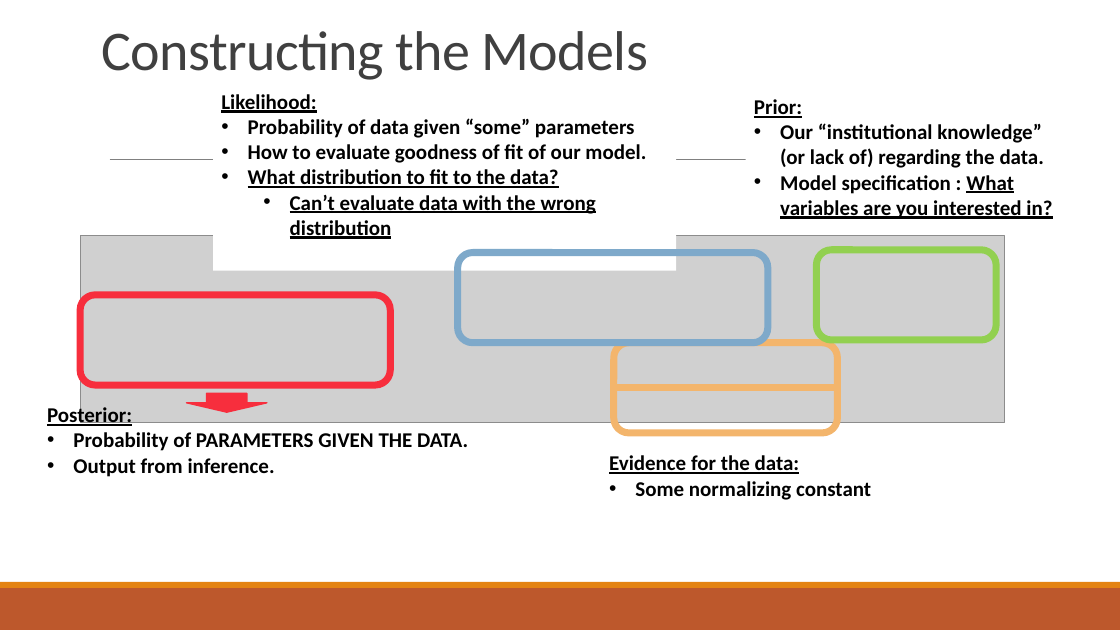
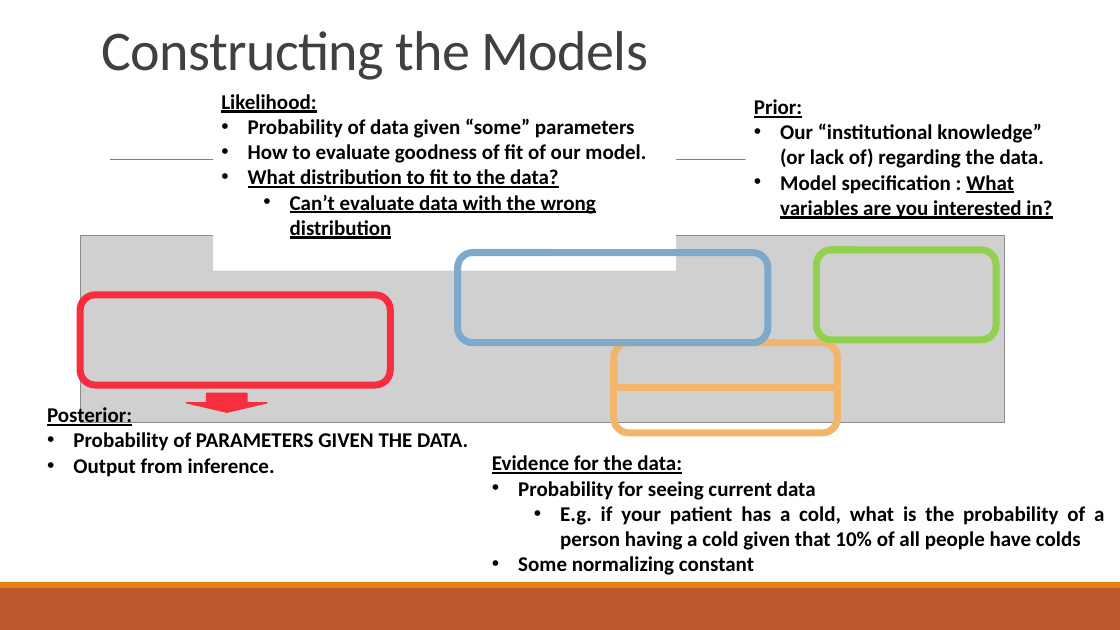
Before and after one commit to abuzarmahmood/teachables, a slide deck: slide 11 of Bayesian_Modeling_Lecture/Adv_Data_Analysis_Bayesian_Modeling.pptx (slide 10 before the commit). Drawn at 1120x630 pixels with LibreOffice and Linux fonts; fonts in the diff are those of the drawing; grey boxes stand for pictures. Boxes give left, top, right and bottom in pixels: in the first picture for what was removed or moved away, otherwise in the second. Text is boxed around its words. In the diff, an @@ line names an element or a change of style, - is before the commit and + after.

```diff
--- a/Bayesian_Modeling_Lecture/Adv_Data_Analysis_Bayesian_Modeling.pptx
+++ b/Bayesian_Modeling_Lecture/Adv_Data_Analysis_Bayesian_Modeling.pptx
@@ text "Evidence for the data:": place and size @@
-text "Evidence for the data:" at (609,455,871,500)
+text "Evidence for the data:" at (492,455,1104,575)
@@ text at (492,455,754,575): alignment left to justified @@
@@ text at (518,481,1104,550): paragraphs added @@
+• Probability for seeing current data
+  • E.g. if your patient has a cold, what is the probability of a person having a cold given that 10% of all people have colds
```
Also in this commit, not shown: 2 other slides changed, 8 slides added.
